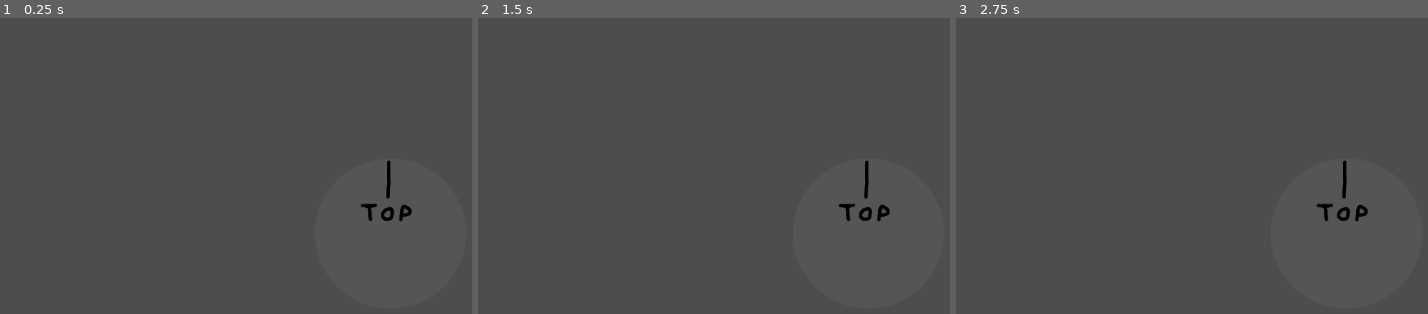
Above: before the commit, frames 1-3 (left to right).
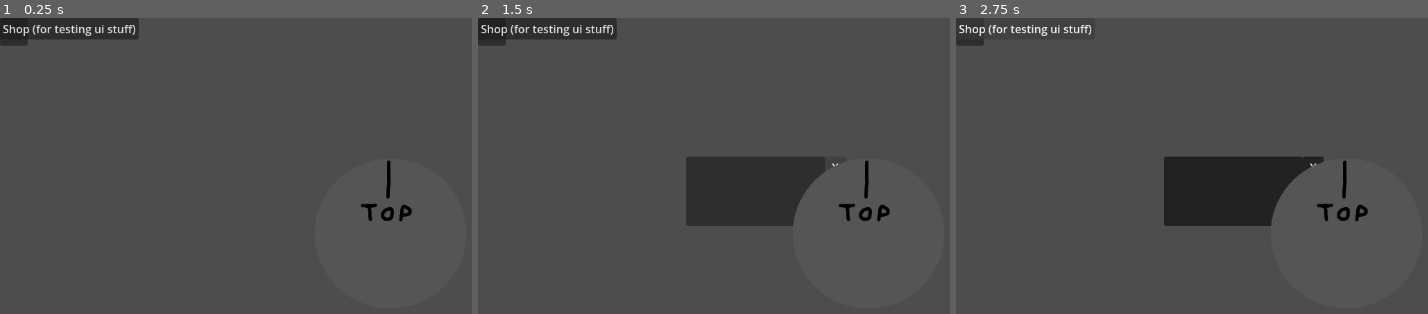
Above: after the commit, the same moments.

Repository: carly922/Very-Serious-Spinning-and-Winning-Game
Game: Godot game, scene res://ui_wheel.tscn
Same seed, same stepped clock (60 frames per second), same inputs: the game is played once before the commit and once after it.
Inputs (mouse positions are in pixels of both pictures, inside the frame that each line leads up to):
- Up to frame 1 (0.25 s): no input
- Up to frame 2 (1.5 s): click (548, 29) at 0.5 s, where only the run after the commit has a clickable "Shop (for testing ui stuff)"; click (836, 166) at 1.25 s, where only the run after the commit has a clickable "X"
- Up to frame 3 (2.75 s): click (1026, 29) at 2 s, where only the run after the commit has a clickable "Shop (for testing ui stuff)"

The runs differ from the first frame. In frame 1, 2.0% of the frame differs, in the area x 0-30%, y 0-10%; in frame 2, 8.0%, in the area x 0-77%, y 0-71%; in frame 3, 6.7%.

Commit message:
really bad shop ui

Diff:
--- a/sisyphus-simulator/main.tscn
+++ b/sisyphus-simulator/main.tscn
@@ -1,4 +1,6 @@
 [gd_scene format=3 uid="uid://cnr40qk0271te"]
+
+[ext_resource type="Script" uid="uid://bei7h0ue6w5pk" path="res://ui_shop.gd" id="1_ig7tw"]
 
 [sub_resource type="SpriteFrames" id="SpriteFrames_7dm0k"]
 
@@ -16,9 +18,18 @@
 
 [node name="Background" type="ColorRect" parent="Control" unique_id=988207632]
 layout_mode = 0
-offset_right = 1153.0
-offset_bottom = 649.0
+offset_left = 1.0
+offset_top = 1.0
+offset_right = 1154.0
+offset_bottom = 650.0
 color = Color(0.52127814, 0.43777165, 0.3499301, 1)
+
+[node name="Button" type="Button" parent="Control" unique_id=201690709]
+layout_mode = 0
+offset_right = 141.0
+offset_bottom = 31.0
+text = "Shop (for testing)"
+script = ExtResource("1_ig7tw")
 
 [node name="CharacterBody2D" type="CharacterBody2D" parent="Control" unique_id=1168183212]
 position = Vector2(257, 349)
--- /dev/null
+++ b/sisyphus-simulator/ui_shop.gd
@@ -0,0 +1,26 @@
+extends Control
+
+
+
+func _ready() -> void:
+	var button = Button.new()
+	button.text = "Shop (for testing ui stuff)"
+	button.pressed.connect(_button_pressed)
+	add_child(button)
+
+func _button_pressed() -> void:
+	#create shop ui
+		var shop_ui := PanelContainer.new()
+		var shop_ui_close := Button.new()
+		shop_ui_close.custom_minimum_size = Vector2(30, 30)
+		shop_ui_close.global_position = Vector2(500, 200)
+		shop_ui.custom_minimum_size = Vector2(200, 100)
+		shop_ui.global_position = Vector2(300, 200)
+		#close button
+		shop_ui_close.text = "X"
+		shop_ui_close.pressed.connect(_close_pressed)
+		add_child(shop_ui)
+		add_child(shop_ui_close)
+
+func _close_pressed() -> void:
+	print ("placeholder")
--- a/sisyphus-simulator/ui_wheel.tscn
+++ b/sisyphus-simulator/ui_wheel.tscn
@@ -1,12 +1,25 @@
 [gd_scene format=3 uid="uid://bvk6526lhbop2"]
 
 [ext_resource type="Script" uid="uid://bcxy84430tcwo" path="res://ui_wheel.gd" id="1_opy6k"]
+[ext_resource type="Script" uid="uid://bei7h0ue6w5pk" path="res://ui_shop.gd" id="1_xfkap"]
 [ext_resource type="Texture2D" uid="uid://dte05waqus84d" path="res://test rock.png" id="2_xfkap"]
 
 [sub_resource type="CircleShape2D" id="CircleShape2D_opy6k"]
 radius = 109.3
 
 [node name="Node2D" type="Node2D" unique_id=626590889]
+
+[node name="Control" type="Control" parent="." unique_id=1143246065]
+layout_mode = 3
+anchors_preset = 0
+offset_right = 40.0
+offset_bottom = 40.0
+script = ExtResource("1_xfkap")
+
+[node name="PanelContainer" type="PanelContainer" parent="Control" unique_id=369126058]
+layout_mode = 0
+offset_right = 40.0
+offset_bottom = 40.0
 
 [node name="CanvasLayer" type="CanvasLayer" parent="." unique_id=755409083]
 follow_viewport_enabled = true
Not shown, added: sisyphus-simulator/ui_shop.gd.uid
